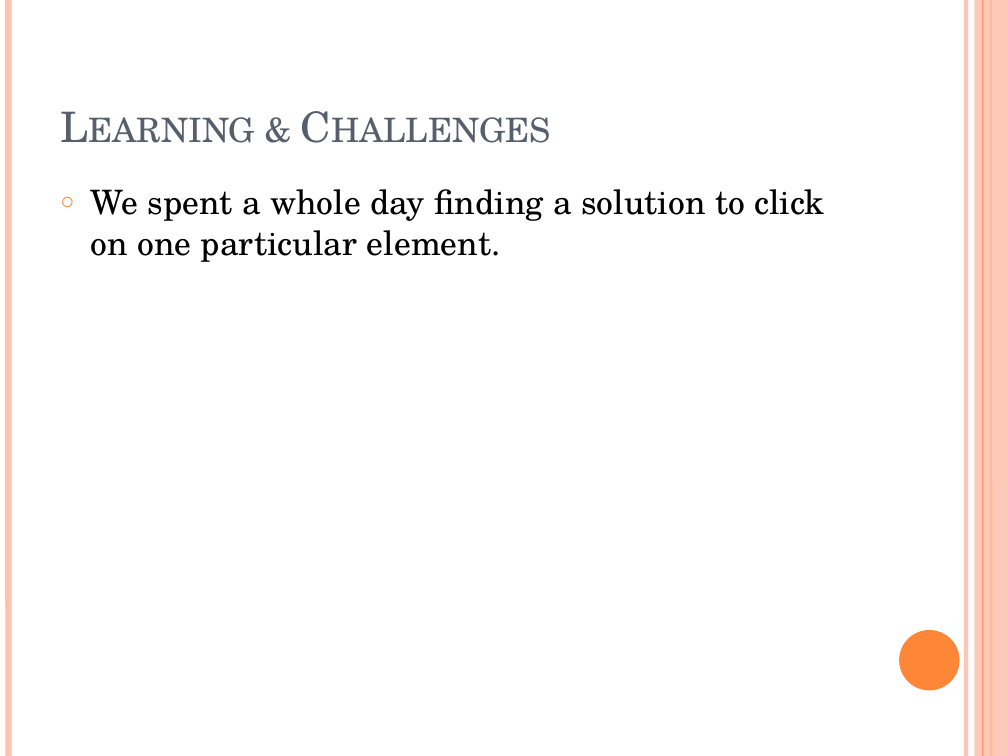
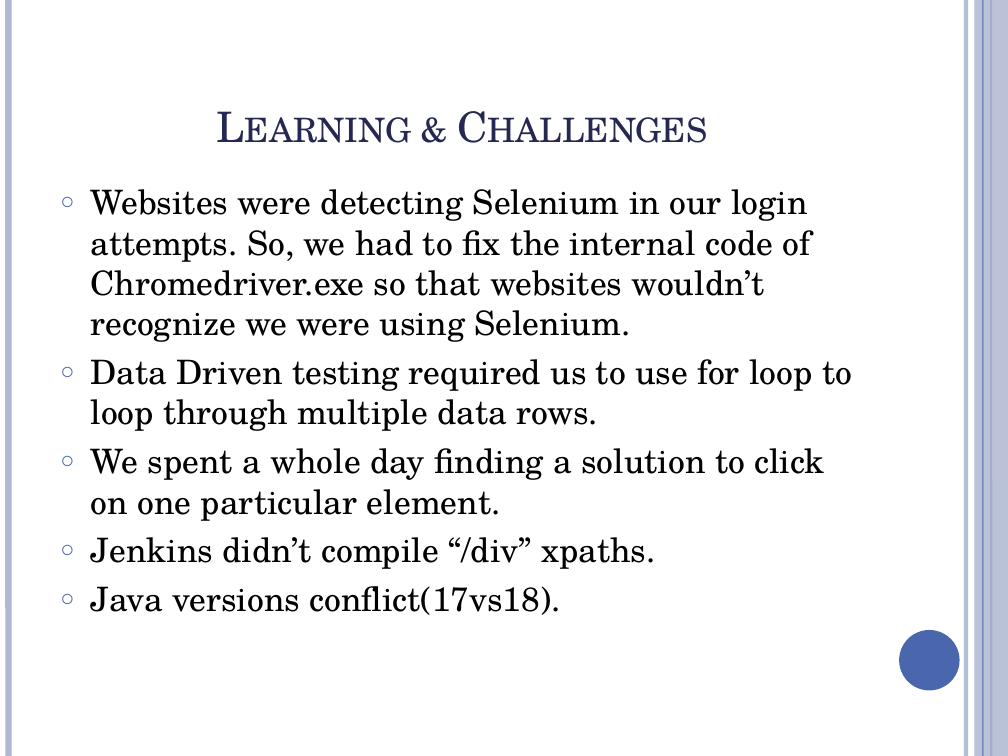
Before and after one commit to jburns1234/Starbucks-Testing, a slide deck: slide 20 of presentation.pptx (slide 10 before the commit). Drawn at 1008x756 pixels with LibreOffice and Linux fonts; fonts in the diff are those of the drawing. Boxes give left, top, right and bottom in pixels: in the first picture for what was removed or moved away, otherwise in the second. Text is boxed around its words. In the diff, an @@ line names an element or a change of style, - is before the commit and + after.

```diff
--- a/presentation.pptx
+++ b/presentation.pptx
@@ line (8, 0) - (8, 756): stroke #FEC3AE 4.5 pt to #B2B8D2 4.5 pt @@
@@ line (966, 0) - (966, 756): stroke #FEC3AE 3 pt to #B2B8D2 3 pt @@
@@ rectangle at bbox=[975, 0, 1008, 756]: fill #FEC3AE at 87% opacity to #B2B8D2 at 87% opacity @@
@@ line (983, 0) - (983, 756): stroke #FE8637 0.75 pt to #4A66AC 0.75 pt @@
@@ line (991, 0) - (991, 756): stroke #FE8637 1.5 pt to #4A66AC 1.5 pt @@
@@ title "Learning & Challenges" at bbox=[50, 30, 874, 156]: text colour #575F6D to #242852; alignment left to centre @@
@@ text at bbox=[91, 189, 852, 431]: paragraphs added @@
+○ Websites were detecting Selenium in our login attempts. So, we had to fix the internal code of Chromedriver.exe so that websites wouldn’t recognize we were using Selenium.
+○ Data Driven testing required us to use for loop to loop through multiple data rows.
@@ text at bbox=[91, 448, 824, 521]: bullet colour #FE8637 to #4A66AC @@
@@ text at bbox=[91, 537, 655, 615]: paragraphs added @@
+○ Jenkins didn’t compile “/div” xpaths.
+○ Java versions conflict(17vs18).
@@ ellipse at bbox=[899, 630, 960, 690]: fill #FE8637 to #4A66AC @@
```
Also in this commit, not shown: 8 other slides changed, 12 slides added, 1 slide removed.
